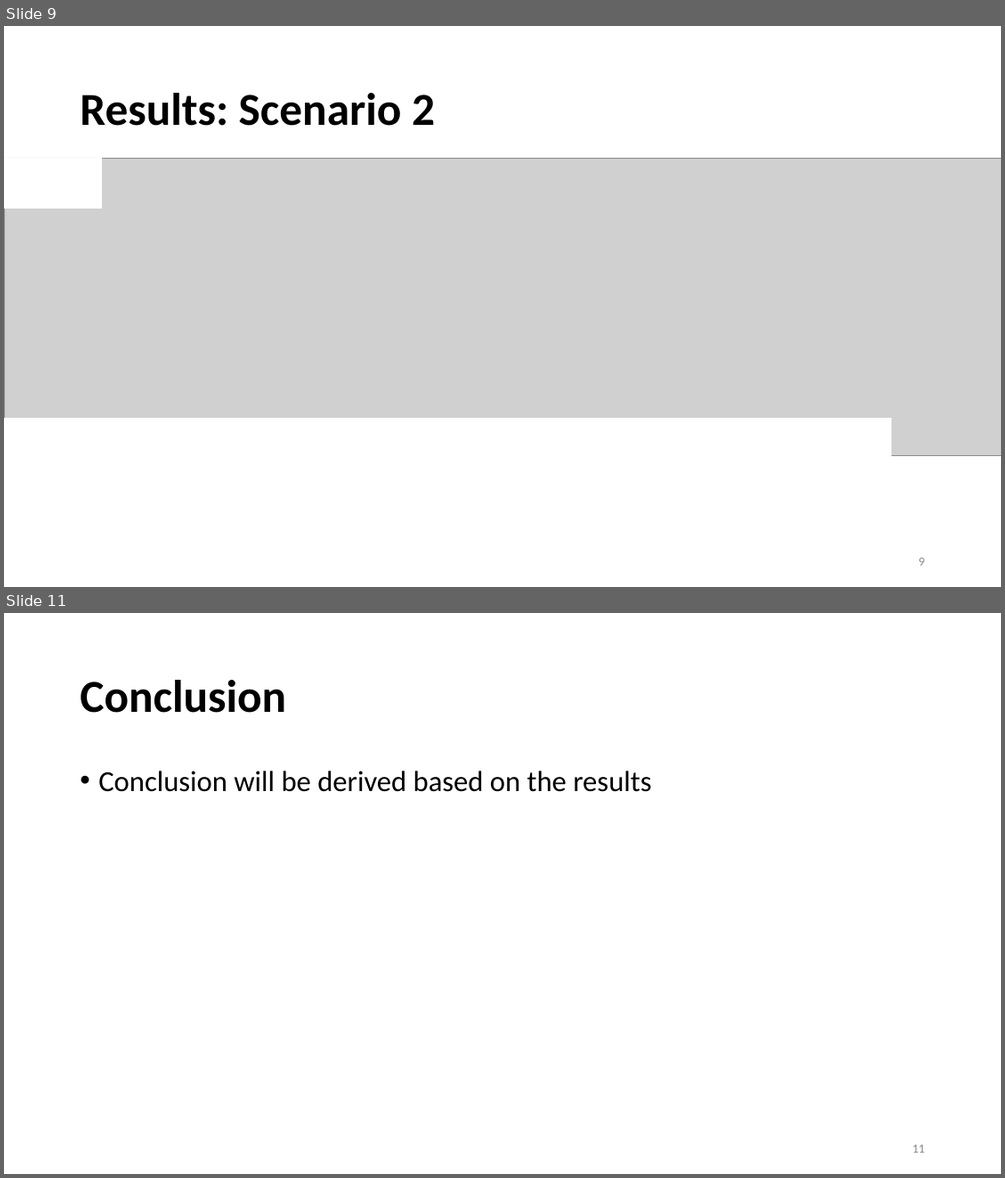
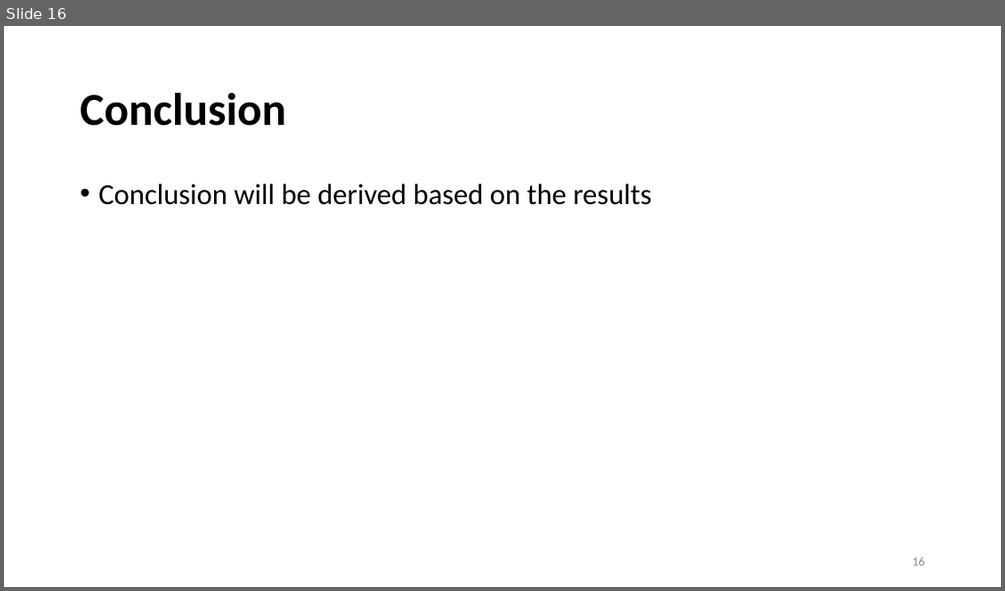
Before and after one commit to ADA-GWU/guidedresearchproject-tmehtiyev2019, a slide deck: presentations/Final Presentation-Tural Mehtiyev.pptx. Shown one above the other, each under a label of ours: slides 9 and 11 before the commit, slide 16 after it; the slides between them are not shown. The pictures are 1005x1178 and 1005x591 pixels, drawn with LibreOffice and Linux fonts; fonts in the diff are those of the drawing; grey boxes stand for pictures. Boxes give left, top, right and bottom in pixels: in the first picture for what was removed or moved away, otherwise in the second. Text is boxed around its words. In the diff, an @@ line names an element or a change of style, - is before the commit and + after.

```diff
--- a/presentations/Final Presentation-Tural Mehtiyev.pptx
+++ b/presentations/Final Presentation-Tural Mehtiyev.pptx
@@ slide 9 removed at (x1=4, y1=26, x2=1001, y2=587), background #FFFFFF @@
@@ title removed at (x1=80, y1=93, x2=435, y2=126) @@
-Results: Scenario 2
@@ picture removed at (x1=4, y1=158, x2=1001, y2=455) @@
@@ rectangle removed at (x1=4, y1=158, x2=101, y2=208) @@
@@ rectangle removed at (x1=4, y1=418, x2=890, y2=468) @@
@@ page number removed at (x1=918, y1=557, x2=924, y2=565) @@
-9
@@ what was slide 11 is now slide 16 @@
@@ page number at (x1=912, y1=557, x2=924, y2=565): text changed @@
-11
+16
```
Also in this commit, not shown: 2 slides changed, 9 slides added, 3 other slides removed, 20 other files.
